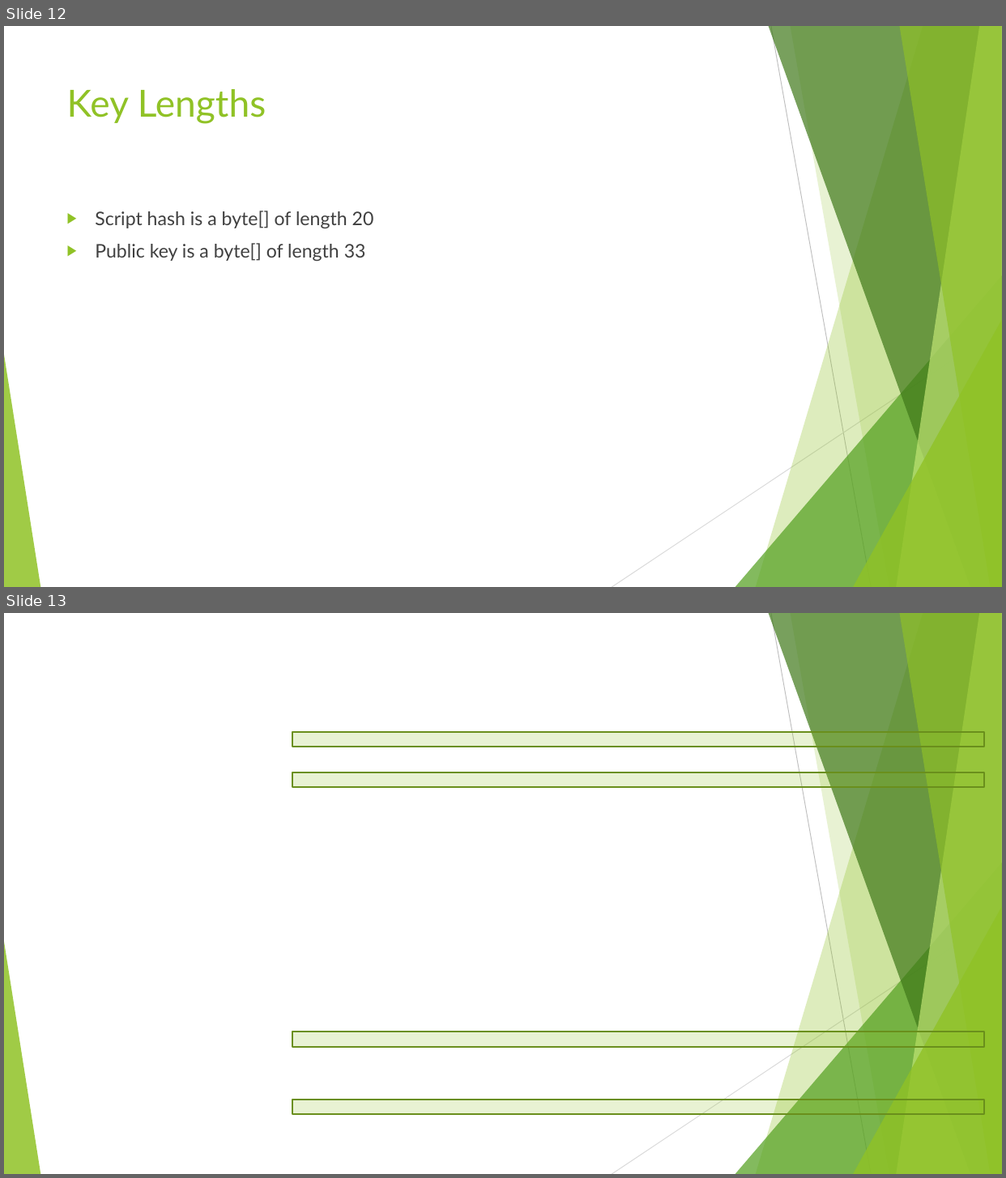
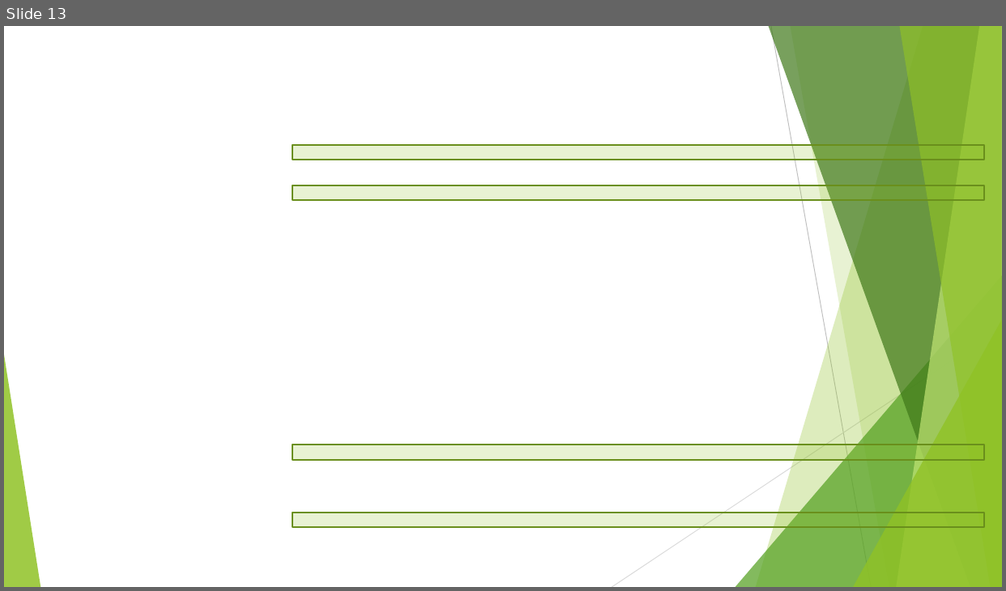
Before and after one commit to mwherman2000/neo-windocs, a slide deck: presentations/Debugging NEO Accounts and Addresses-20180216 v0.1.pptx. Shown one above the other, each under a label of ours: slides 12 and 13 before the commit, slide 13 after it. The pictures are 1006x1178 and 1006x591 pixels, drawn with LibreOffice and Linux fonts; fonts in the diff are those of the drawing; background and template pictures are left out. Boxes give left, top, right and bottom in pixels: in the first picture for what was removed or moved away, otherwise in the second. Text is boxed around its words. In the diff, an @@ line names an element or a change of style, - is before the commit and + after.

```diff
--- a/presentations/Debugging NEO Accounts and Addresses-20180216 v0.1.pptx
+++ b/presentations/Debugging NEO Accounts and Addresses-20180216 v0.1.pptx
@@ slide 12 removed at [4,26,1002,587], background #FFFFFF; not listed: 10 template elements that a slide beside it also shows @@
@@ title removed at [67,89,266,124] @@
-Key Lengths
@@ text removed at [95,211,374,261] @@
-▶ Script hash is a byte[] of length 20
-▶ Public key is a byte[] of length 33
```
Also in this commit, not shown: 1 slide changed, 5 slides added, 2 other slides removed, 6 other files.
